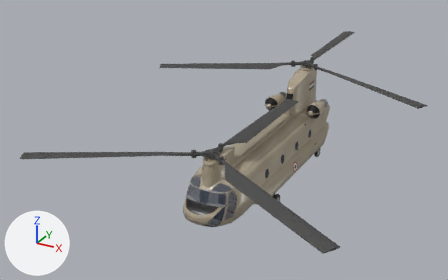
The glTF model ch47/Egypt.gltf, before and after one commit.
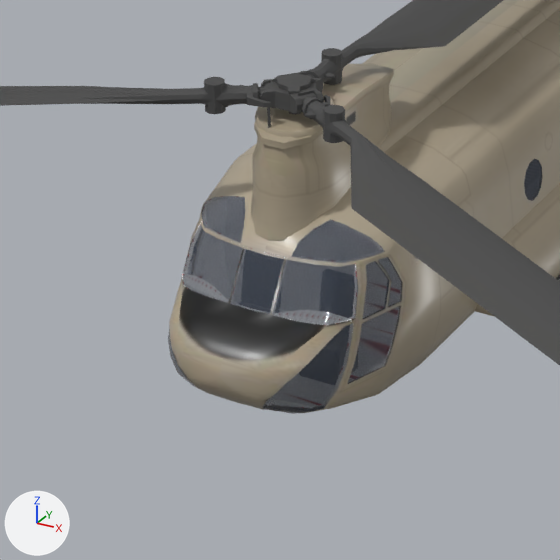
The first picture shows the older version from a 50 mm camera at (13.4, -28.9, 14.8) aimed at (-2.7, 0.3, 0.2). The close-ups show the older and then the newer version on the part from 32% to 61% of the width and 47% to 93% of the height of that picture. Only the edits that show in the close-ups are written down. The axes (+X, +Y, +Z) are drawn at lower left. The lights are the same throughout. Vertices at exactly the same position are counted once.

Names of what the first close-up shows: 'Exterior', 'Spin_0', 'Spin_1', 'Spin_2', 'Spin_6'.
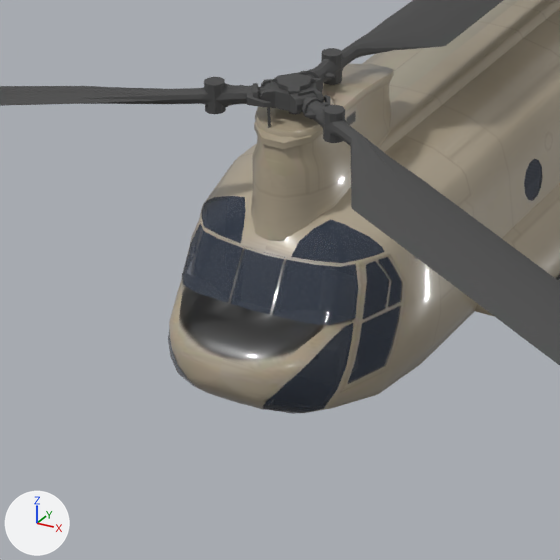
Where the newer file only moved an object's origin or applied its transform, the numbers keep the older frame.

The change, as a diff of the scene's bpy script:
```diff
--- a/ch47/Egypt.gltf.py
+++ b/ch47/Egypt.gltf.py
@@ img_0_webp @@
+img_0_webp = load_image('0.webp', 't/0.webp', 1024, 1024, 'sRGB')
@@ mat_flatblack_2 @@
 mat_flatblack_2 = principled_material('flatblack_2')
-mat_flatblack_2.texture = img_0_jpg
+mat_flatblack_2.texture = img_0_webp
 mat_flatblack_2.roughness = 0.786
@@ me_exterior @@
 # used by ob_exterior; location = (0.0, 0.0, 0.0)
-me_exterior.from_pydata(...)  # 14312 vertices, 21396 faces; spans x -1.8..1.8, y -7.4..7.7, z -2.0..3.5
+me_exterior.from_pydata(...)  # 13896 vertices, 20749 faces; spans x -1.8..1.8, y -7.4..7.7, z -2.0..3.5
+# me_exterior part 1: 397 vertices moved within x -1.1..1.1, y -7.4..-5.7, z -0.4..1.0; 388 vertices removed from x -0.7..0.8, y -6.8..-6.4, z -0.4..0.8; 10 vertices added at x -0.6..0.8, y -6.8..-6.7, z -0.4..0.1
+# other edits to the shape of me_exterior do not show in these pictures
 me_exterior.materials.append(mat_illum_0)
```

Location of each change, [x1, y1, x2, y2] in pixels of the close-ups (560 x 560 px; the box of a moved part takes in the faces that stretch with it):
'Exterior', surface changed: [180, 66, 434, 411] in both
part 1 of me_exterior, moved or reshaped: [177, 194, 345, 378] in both
